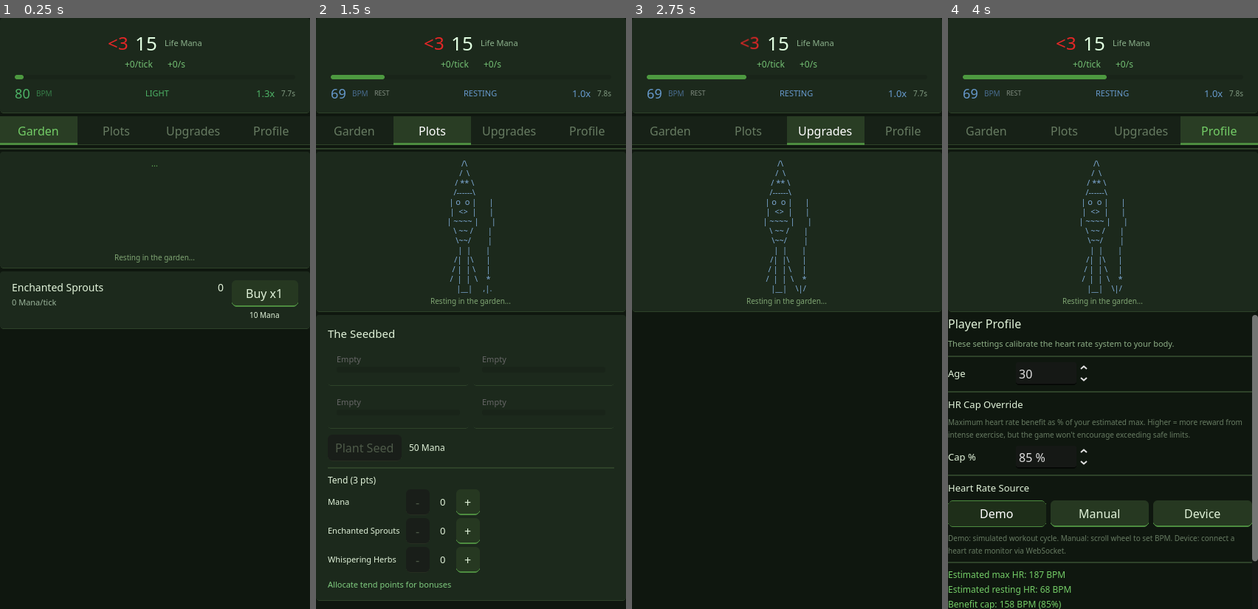
Above: before the commit, frames 1-4 (left to right).
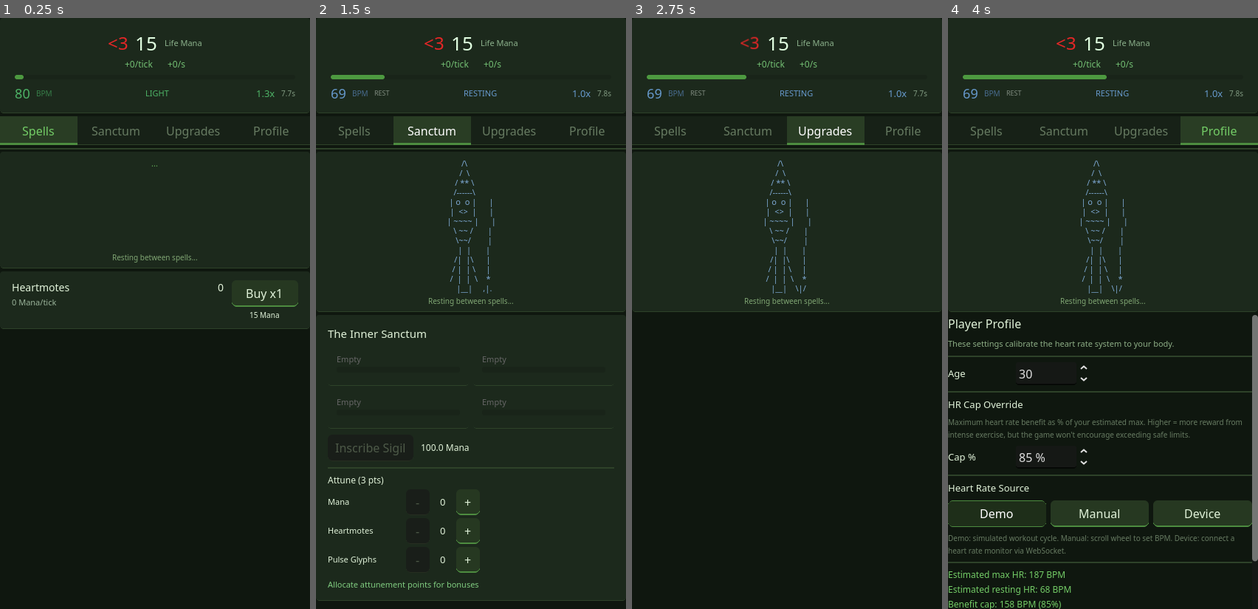
Above: after the commit, the same moments.

Repository: Fenyn/Gamestorming
Game: Godot game, scene res://scenes/main.tscn
The game is run twice, just before and just after one commit, with the same random seed, the same clock (stepped at 60 frames per second) and the same inputs.
Inputs:
- Up to frame 1 (0.25 s): no input
- Up to frame 2 (1.5 s): click "Garden" (after the commit: "Spells") at 0.5 s; click "Plots" (after the commit: "Sanctum") at 1.25 s
- Up to frame 3 (2.75 s): click "Upgrades" at 2 s
- Up to frame 4 (4 s): click "Profile" at 2.75 s; click "Demo" at 3.5 s

The runs differ from the first frame. In frame 1, 0.6% of the frame differs, in the area x 4-84%, y 18-51%; in frame 2, 1.3%, in the area x 3-64%, y 18-97%; in frame 3, 0.3%; in frame 4, 0.3%.

Commit message:
Rebalance life-magic to CIFI curve and reflavor as heartbeat-fueled wizardry
Progression (CIFI-style):
- Per-purchase cost mults softened (1.15 -> 1.07/1.09/1.11/1.13/1.15) so
  bulk-buying within a tier feels good.
- Inter-tier base costs widened (was 10x jumps; now ~13x, 40x, 100x, 250x)
  so each new construct is a real milestone.
- Higher-tier base production lowered (1.0 -> 0.5/0.25/0.10/0.05) to dampen
  the runaway compounding of the 5-tier cascade and stop the trillion blowup.
- Unlock thresholds, plot inscribe cost, growth ticks, and full-bloom
  multiplier retuned to match.

Reflavor (wizard-of-life-magic powered by their own heartbeat;
nature kept as a component, garden focus dropped):
- Generators: Heartmotes / Pulse Glyphs / Lifebound Familiars /
  Verdant Wardens / Heartfont Spires. Lower three tiers draw on the
  wizard's personal life force; upper two tap the planet's ley lines and
  Gaia's heartbeat.
- Upgrades reframed as wizard-tower enhancements that channel personal or
  planetary life force into regeneration and growth: Cardiac Conduit,
  Sigilwright's Forge, Beastsong Crystal, Ley-Line Tap, Gaian Heartstone,
  Verdant Renewal, Quickened Pulse.
- Plot renamed to "The Inner Sanctum"; plant -> inscribe sigil;
  tend -> attune. Tabs: Garden -> Spells, Plots -> Sanctum.
- Wizard activity strings retuned to spellcasting (no more hoeing/watering
  the garden). README rewritten to reflect the new fantasy.

Diff:
--- a/life-magic/scenes/main.tscn
+++ b/life-magic/scenes/main.tscn
@@ -49,7 +49,7 @@
 custom_minimum_size = Vector2(0, 36)
 toggle_mode = true
 button_pressed = true
-text = "Garden"
+text = "Spells"
 
 [node name="PlotsTab" type="Button" parent="VBoxContainer/TabBar"]
 unique_name_in_owner = true
@@ -57,7 +57,7 @@
 size_flags_horizontal = 3
 custom_minimum_size = Vector2(0, 36)
 toggle_mode = true
-text = "Plots"
+text = "Sanctum"
 
 [node name="UpgradesTab" type="Button" parent="VBoxContainer/TabBar"]
 unique_name_in_owner = true
--- a/life-magic/scenes/ui/generator_row.tscn
+++ b/life-magic/scenes/ui/generator_row.tscn
@@ -30,7 +30,7 @@
 layout_mode = 2
 size_flags_horizontal = 3
 theme_override_font_sizes/font_size = 14
-text = "Enchanted Sprouts"
+text = "Heartmotes"
 
 [node name="CountLabel" type="Label" parent="MarginContainer/HBox/InfoVBox/TopLine"]
 unique_name_in_owner = true
@@ -62,5 +62,5 @@
 unique_name_in_owner = true
 layout_mode = 2
 theme_override_font_sizes/font_size = 10
-text = "10 Mana"
+text = "15 Mana"
 horizontal_alignment = 1
--- a/life-magic/scenes/ui/plot_card.tscn
+++ b/life-magic/scenes/ui/plot_card.tscn
@@ -24,7 +24,7 @@
 layout_mode = 2
 size_flags_horizontal = 3
 theme_override_font_sizes/font_size = 15
-text = "The Seedbed"
+text = "The Inner Sanctum"
 
 [node name="BloomLabel" type="Label" parent="MarginContainer/VBox/HeaderRow"]
 unique_name_in_owner = true
@@ -49,13 +49,13 @@
 unique_name_in_owner = true
 layout_mode = 2
 custom_minimum_size = Vector2(90, 36)
-text = "Plant Seed"
+text = "Inscribe Sigil"
 
 [node name="PlantCostLabel" type="Label" parent="MarginContainer/VBox/PlantRow"]
 unique_name_in_owner = true
 layout_mode = 2
 theme_override_font_sizes/font_size = 12
-text = "50 Mana"
+text = "100 Mana"
 
 [node name="HSeparator" type="HSeparator" parent="MarginContainer/VBox"]
 layout_mode = 2
@@ -70,5 +70,5 @@
 layout_mode = 2
 theme_override_font_sizes/font_size = 11
 theme_override_colors/font_color = Color(0.5, 0.8, 0.5, 1)
-text = "Allocate tend points for bonuses"
+text = "Allocate attunement points for bonuses"
 autowrap_mode = 2
--- a/life-magic/scenes/ui/wizard_display.tscn
+++ b/life-magic/scenes/ui/wizard_display.tscn
@@ -32,5 +32,5 @@
 layout_mode = 2
 theme_override_font_sizes/font_size = 10
 theme_override_colors/font_color = Color(0.5, 0.65, 0.45, 1)
-text = "Resting in the garden..."
+text = "Resting between spells..."
 horizontal_alignment = 1
--- a/life-magic/scripts/autoload/event_bus.gd
+++ b/life-magic/scripts/autoload/event_bus.gd
@@ -17,7 +17,7 @@
 signal generator_production_tick(tier: int, produced: float)
 signal generator_unlocked(tier: int)
 
-# Garden Plots
+# Sanctum / Sigils
 signal plot_unlocked(plot_id: String)
 signal plot_seed_planted(plot_id: String, slot_index: int)
 signal plot_tend_changed(plot_id: String)
--- a/life-magic/scripts/data_instances/generators/generator_flower.tres
+++ b/life-magic/scripts/data_instances/generators/generator_flower.tres
@@ -5,11 +5,11 @@
 [resource]
 script = ExtResource("1")
 id = "flower"
-display_name = "Blooming Flowers"
+display_name = "Lifebound Familiars"
 tier = 2
-base_cost = 1000.0
-cost_multiplier = 1.15
-base_production = 1.0
+base_cost = 8000.0
+cost_multiplier = 1.11
+base_production = 0.25
 produces_tier = 1
-unlock_total_mana = 1000.0
-description = "Radiant flowers that nurture Whispering Herbs with each heartbeat."
+unlock_total_mana = 1500.0
+description = "Beasts and spirits bonded to your tower, regrowing with every breath. They prowl the grounds and inscribe Pulse Glyphs in your wake."
--- a/life-magic/scripts/data_instances/generators/generator_herb.tres
+++ b/life-magic/scripts/data_instances/generators/generator_herb.tres
@@ -5,11 +5,11 @@
 [resource]
 script = ExtResource("1")
 id = "herb"
-display_name = "Whispering Herbs"
+display_name = "Pulse Glyphs"
 tier = 1
-base_cost = 100.0
-cost_multiplier = 1.15
-base_production = 1.0
+base_cost = 200.0
+cost_multiplier = 1.09
+base_production = 0.5
 produces_tier = 0
-unlock_total_mana = 100.0
-description = "Fragrant herbs that cultivate Enchanted Sprouts each heartbeat."
+unlock_total_mana = 75.0
+description = "Sigils inscribed in living light around your tower. Each glyph holds a single heartbeat in tension, releasing Heartmotes whenever it is called on."
--- a/life-magic/scripts/data_instances/generators/generator_shrub.tres
+++ b/life-magic/scripts/data_instances/generators/generator_shrub.tres
@@ -5,11 +5,11 @@
 [resource]
 script = ExtResource("1")
 id = "shrub"
-display_name = "Mystic Shrubs"
+display_name = "Heartfont Spires"
 tier = 4
-base_cost = 100000.0
+base_cost = 200000000.0
 cost_multiplier = 1.15
-base_production = 1.0
+base_production = 0.05
 produces_tier = 3
-unlock_total_mana = 100000.0
-description = "Ancient shrubs pulsing with life energy, spawning Creeping Vines each heartbeat."
+unlock_total_mana = 25000000.0
+description = "Standing stones attuned to Gaia's own heartbeat. Each spire couples your tower to the planet's life force, calling Verdant Wardens into being."
--- a/life-magic/scripts/data_instances/generators/generator_sprout.tres
+++ b/life-magic/scripts/data_instances/generators/generator_sprout.tres
@@ -5,11 +5,11 @@
 [resource]
 script = ExtResource("1")
 id = "sprout"
-display_name = "Enchanted Sprouts"
+display_name = "Heartmotes"
 tier = 0
-base_cost = 10.0
-cost_multiplier = 1.15
+base_cost = 15.0
+cost_multiplier = 1.07
 base_production = 1.0
 produces_tier = -1
 unlock_total_mana = 0.0
-description = "Tiny magical seedlings that generate Life Mana with each heartbeat."
+description = "Embers of raw life force, born from your own heartbeat. Each mote condenses into Life Mana before it fades."
--- a/life-magic/scripts/data_instances/generators/generator_vine.tres
+++ b/life-magic/scripts/data_instances/generators/generator_vine.tres
@@ -5,11 +5,11 @@
 [resource]
 script = ExtResource("1")
 id = "vine"
-display_name = "Creeping Vines"
+display_name = "Verdant Wardens"
 tier = 3
-base_cost = 10000.0
-cost_multiplier = 1.15
-base_production = 1.0
+base_cost = 800000.0
+cost_multiplier = 1.13
+base_production = 0.1
 produces_tier = 2
-unlock_total_mana = 10000.0
-description = "Twisting vines that weave Blooming Flowers into existence each heartbeat."
+unlock_total_mana = 100000.0
+description = "Tall nature-spirits rooted to the planet's ley lines. Their deep regenerative pulse summons Lifebound Familiars out of the wild."
--- a/life-magic/scripts/data_instances/plots/plot_seedbed.tres
+++ b/life-magic/scripts/data_instances/plots/plot_seedbed.tres
@@ -5,14 +5,14 @@
 [resource]
 script = ExtResource("1")
 id = "seedbed"
-display_name = "The Seedbed"
-description = "A humble patch of enchanted earth. Your first step into garden magic."
+display_name = "The Inner Sanctum"
+description = "A small chamber where the wizard inscribes life-bound sigils, each one charged by a steady heartbeat."
 slot_count = 4
-plant_cost_base = 50.0
+plant_cost_base = 100.0
 plant_cost_mult = 2.5
-growth_ticks = 50
+growth_ticks = 60
 tend_points = 3
 tend_options = PackedStringArray("mana", "gen_0", "gen_1")
 tend_power_base = 0.1
-full_bloom_bonus = {"all_generators": 1.5}
+full_bloom_bonus = {"all_generators": 1.4}
 unlock_total_mana = 0.0
--- a/life-magic/scripts/data_instances/upgrades/upgrade_all_mult.tres
+++ b/life-magic/scripts/data_instances/upgrades/upgrade_all_mult.tres
@@ -5,12 +5,12 @@
 [resource]
 script = ExtResource("1")
 id = "all_mult"
-display_name = "Verdant Blessing"
-description = "All generators produce 25% more per level."
-base_cost = 5000.0
+display_name = "Verdant Renewal"
+description = "A tower-spanning wellspring of regenerative life force. Everything you weave grows back stronger. All life magic flows 25% stronger per level."
+base_cost = 7500.0
 cost_multiplier = 5.0
 max_level = 10
 effect_type = "generator_mult"
 effect_target = "all"
 effect_per_level = 0.25
-unlock_total_mana = 2000.0
+unlock_total_mana = 5000.0
--- a/life-magic/scripts/data_instances/upgrades/upgrade_flower_mult.tres
+++ b/life-magic/scripts/data_instances/upgrades/upgrade_flower_mult.tres
@@ -5,12 +5,12 @@
 [resource]
 script = ExtResource("1")
 id = "flower_mult"
-display_name = "Petal Dance"
-description = "Flowers produce 50% more per level."
-base_cost = 5000.0
+display_name = "Beastsong Crystal"
+description = "A tower crystal that sings your pulse to bonded creatures, quickening every breath in their bodies. Lifebound Familiars inscribe 50% more Pulse Glyphs per level."
+base_cost = 40000.0
 cost_multiplier = 3.0
 max_level = 10
 effect_type = "generator_mult"
 effect_target = "2"
 effect_per_level = 0.5
-unlock_total_mana = 5000.0
+unlock_total_mana = 40000.0
--- a/life-magic/scripts/data_instances/upgrades/upgrade_herb_mult.tres
+++ b/life-magic/scripts/data_instances/upgrades/upgrade_herb_mult.tres
@@ -5,12 +5,12 @@
 [resource]
 script = ExtResource("1")
 id = "herb_mult"
-display_name = "Herbal Wisdom"
-description = "Herbs produce 50% more per level."
-base_cost = 500.0
+display_name = "Sigilwright's Forge"
+description = "A tower forge that etches sigils with strands of your own life force. Pulse Glyphs release 50% more Heartmotes per level."
+base_cost = 1000.0
 cost_multiplier = 3.0
 max_level = 10
 effect_type = "generator_mult"
 effect_target = "1"
 effect_per_level = 0.5
-unlock_total_mana = 500.0
+unlock_total_mana = 1000.0
--- a/life-magic/scripts/data_instances/upgrades/upgrade_shrub_mult.tres
+++ b/life-magic/scripts/data_instances/upgrades/upgrade_shrub_mult.tres
@@ -5,12 +5,12 @@
 [resource]
 script = ExtResource("1")
 id = "shrub_mult"
-display_name = "Deep Roots"
-description = "Shrubs produce 50% more per level."
-base_cost = 500000.0
+display_name = "Gaian Heartstone"
+description = "A heartstone in the tower's core, beating in time with the planet itself. Heartfont Spires call 50% more Wardens per level."
+base_cost = 1000000000.0
 cost_multiplier = 3.0
 max_level = 10
 effect_type = "generator_mult"
 effect_target = "4"
 effect_per_level = 0.5
-unlock_total_mana = 500000.0
+unlock_total_mana = 1000000000.0
--- a/life-magic/scripts/data_instances/upgrades/upgrade_sprout_mult.tres
+++ b/life-magic/scripts/data_instances/upgrades/upgrade_sprout_mult.tres
@@ -5,12 +5,12 @@
 [resource]
 script = ExtResource("1")
 id = "sprout_mult"
-display_name = "Enriched Soil"
-description = "Sprouts produce 50% more per level."
-base_cost = 50.0
+display_name = "Cardiac Conduit"
+description = "A tower conduit veined to your own heart, feeding your pulse straight into the weave. Heartmotes condense 50% more Life Mana per level."
+base_cost = 75.0
 cost_multiplier = 3.0
 max_level = 10
 effect_type = "generator_mult"
 effect_target = "0"
 effect_per_level = 0.5
-unlock_total_mana = 50.0
+unlock_total_mana = 75.0
--- a/life-magic/scripts/data_instances/upgrades/upgrade_tick_speed.tres
+++ b/life-magic/scripts/data_instances/upgrades/upgrade_tick_speed.tres
@@ -6,11 +6,11 @@
 script = ExtResource("1")
 id = "tick_speed"
 display_name = "Quickened Pulse"
-description = "Heartbeats come 10% faster per level."
-base_cost = 200.0
+description = "Tower resonance accelerates the pulse driving every spell. Heartbeats come 10% faster per level."
+base_cost = 300.0
 cost_multiplier = 4.0
 max_level = 20
 effect_type = "tick_speed"
 effect_target = ""
 effect_per_level = 0.1
-unlock_total_mana = 100.0
+unlock_total_mana = 250.0
--- a/life-magic/scripts/data_instances/upgrades/upgrade_vine_mult.tres
+++ b/life-magic/scripts/data_instances/upgrades/upgrade_vine_mult.tres
@@ -5,12 +5,12 @@
 [resource]
 script = ExtResource("1")
 id = "vine_mult"
-display_name = "Tangled Growth"
-description = "Vines produce 50% more per level."
-base_cost = 50000.0
+display_name = "Ley-Line Tap"
+description = "A tower tap drinking from the planet's deep ley lines, flooding your wardens with regenerative current. Verdant Wardens summon 50% more Familiars per level."
+base_cost = 4000000.0
 cost_multiplier = 3.0
 max_level = 10
 effect_type = "generator_mult"
 effect_target = "3"
 effect_per_level = 0.5
-unlock_total_mana = 50000.0
+unlock_total_mana = 4000000.0
--- a/life-magic/scripts/ui/plot_card.gd
+++ b/life-magic/scripts/ui/plot_card.gd
@@ -109,7 +109,7 @@
 
 func _build_tend_controls() -> void:
 	var header := Label.new()
-	header.text = "Tend (%d pts)" % _data.tend_points
+	header.text = "Attune (%d pts)" % _data.tend_points
 	header.add_theme_font_size_override("font_size", 12)
 	tend_container.add_child(header)
 
@@ -251,12 +251,12 @@
 	if not _data:
 		return
 	if not PlotManager.has_empty_slot(_data.id):
-		plant_button.text = "All Planted"
+		plant_button.text = "All Inscribed"
 		plant_button.disabled = true
 		plant_cost_label.text = ""
 	else:
 		var cost := PlotManager.get_plant_cost(_data.id)
-		plant_button.text = "Plant Seed"
+		plant_button.text = "Inscribe Sigil"
 		plant_button.disabled = GameState.mana < cost
 		plant_cost_label.text = "%s Mana" % GameFormulas.format_number(cost)
 
@@ -295,4 +295,4 @@
 		var bloom_mult := pow(float(_data.full_bloom_bonus["all_generators"]), bloom_count)
 		parts.append("Bloom: %.2fx all" % bloom_mult)
 
-	bonus_label.text = ", ".join(parts) if parts.size() > 0 else "Allocate tend points for bonuses"
+	bonus_label.text = ", ".join(parts) if parts.size() > 0 else "Allocate attunement points for bonuses"
--- a/life-magic/scripts/ui/wizard_display.gd
+++ b/life-magic/scripts/ui/wizard_display.gd
@@ -74,7 +74,7 @@
 
 func _build_animations() -> void:
 	_animations["REST"] = {
-		"activity": "Resting in the garden...",
+		"activity": "Resting between spells...",
 		"frames": [
 			_f([
 				"       /\\             ",
@@ -182,7 +182,7 @@
 	}
 
 	_animations["LIFTING"] = {
-		"activity": "Hoeing the enchanted soil!",
+		"activity": "Channeling life magic!",
 		"frames": [
 			_f([
 				"       /\\      |     ",
@@ -306,7 +306,7 @@
 	}
 
 	_animations["COOLDOWN"] = {
-		"activity": "Watering the garden ~",
+		"activity": "Quieting the heartbeat ~",
 		"frames": [
 			_f([
 				"       /\\             ",
